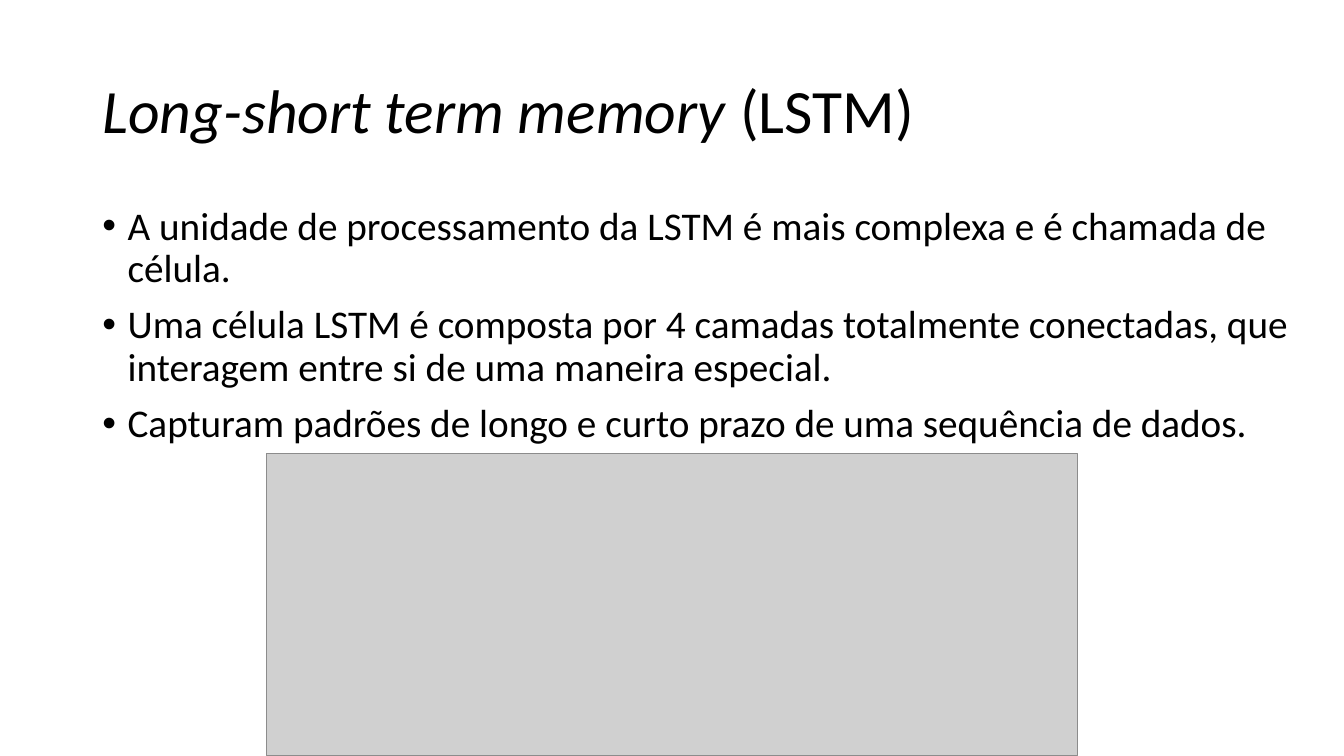
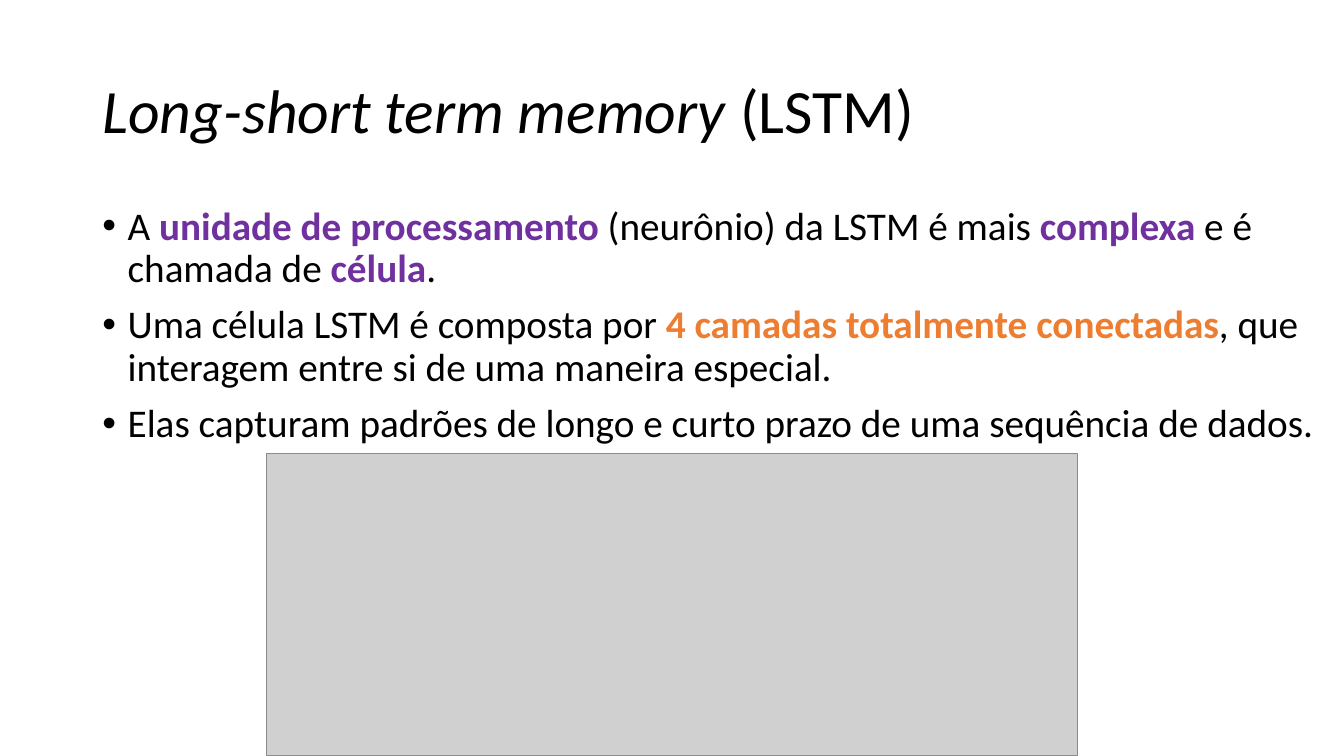
Before and after one commit to zz4fap/c24_inteligencia_artificial, a slide deck: slide 36 of slides/C24_RNN.pptx. Drawn at 1344x756 pixels with LibreOffice and Linux fonts; fonts in the diff are those of the drawing; grey boxes stand for pictures. Boxes give left, top, right and bottom in pixels: in the first picture for what was removed or moved away, otherwise in the second. Text is boxed around its words. In the diff, an @@ line names an element or a change of style, - is before the commit and + after.

```diff
--- a/slides/C24_RNN.pptx
+++ b/slides/C24_RNN.pptx
@@ text at [128, 211, 1252, 283]: text changed; text colour #000000 to #7030A0; bold on @@
-• A unidade de processamento da LSTM é mais complexa e é chamada de célula.
+• A unidade de processamento (neurônio) da LSTM é mais complexa e é chamada de célula.
@@ text at [128, 310, 1299, 388]: text colour #000000 to #ED7D31, bold on in "4 camadas totalmente conectadas," @@
@@ text at [128, 409, 1313, 444]: text changed @@
-• Capturam padrões de longo e curto prazo de uma sequência de dados.
+• Elas capturam padrões de longo e curto prazo de uma sequência de dados.
```
Also in this commit, not shown: 12 other slides changed, 2 slides added, 2 other files.
